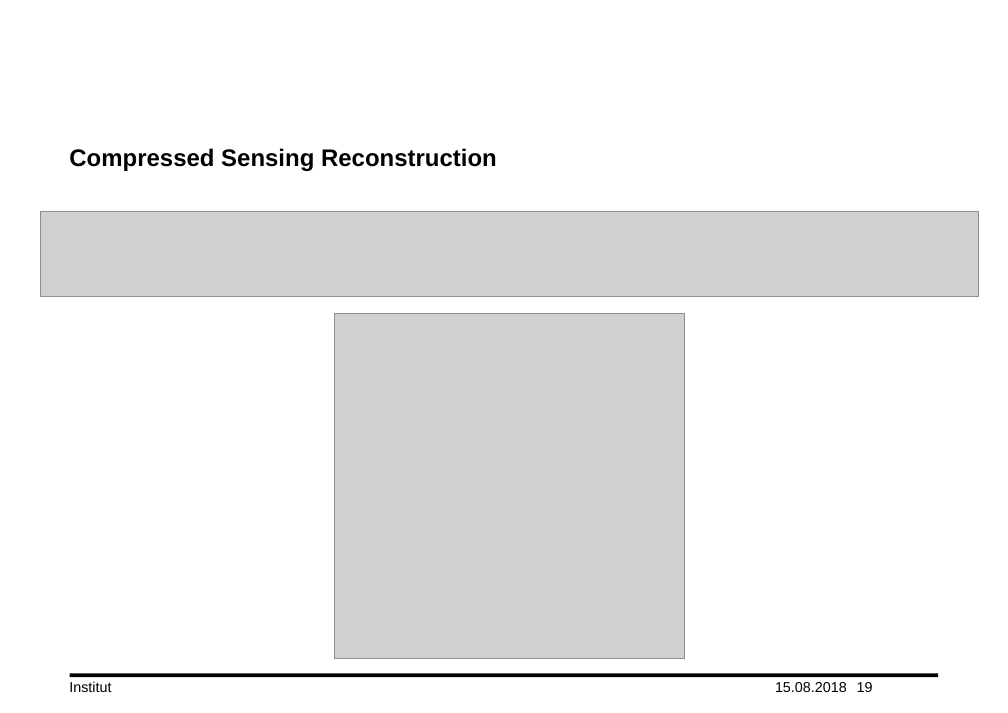
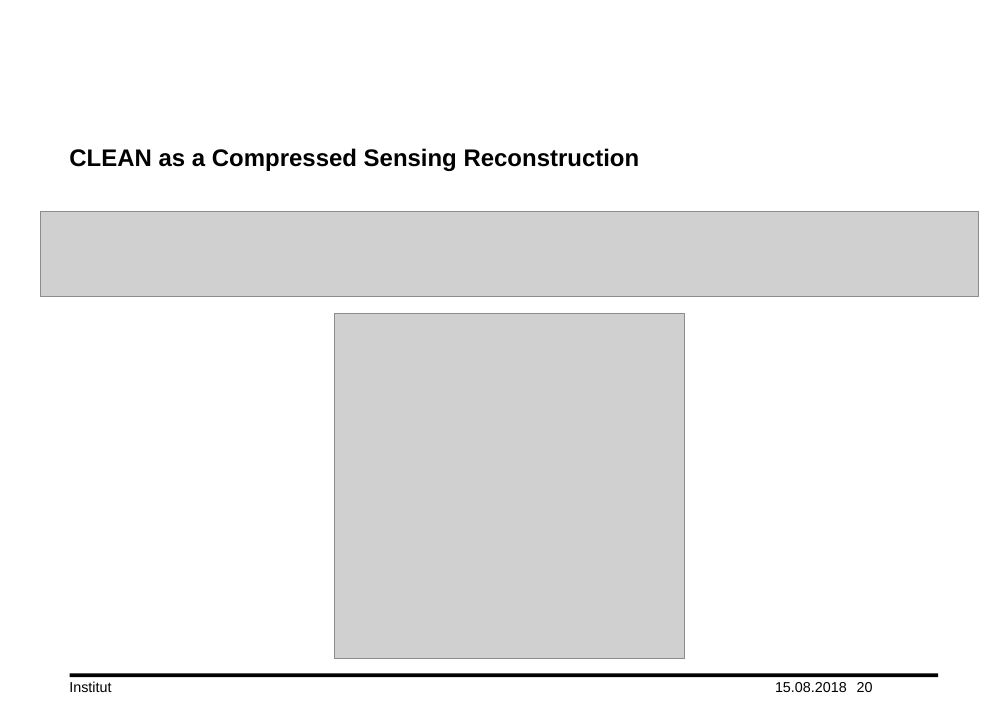
Before and after one commit to lord-blueberry/p7-doc, a slide deck: slide 20 of ppt/praes.pptx (slide 19 before the commit). Drawn at 1008x713 pixels with LibreOffice and Linux fonts; fonts in the diff are those of the drawing; grey boxes stand for pictures; background and template pictures are left out. Boxes give left, top, right and bottom in pixels: in the first picture for what was removed or moved away, otherwise in the second. Text is boxed around its words. In the diff, an @@ line names an element or a change of style, - is before the commit and + after.

```diff
--- a/ppt/praes.pptx
+++ b/ppt/praes.pptx
@@ title at [69,148,640,171]: text changed @@
-Compressed Sensing Reconstruction
+CLEAN as a Compressed Sensing Reconstruction
@@ page number at [857,682,873,692]: text changed @@
-19
+20
```
Also in this commit, not shown: 31 other slides changed, 1 slide added.
